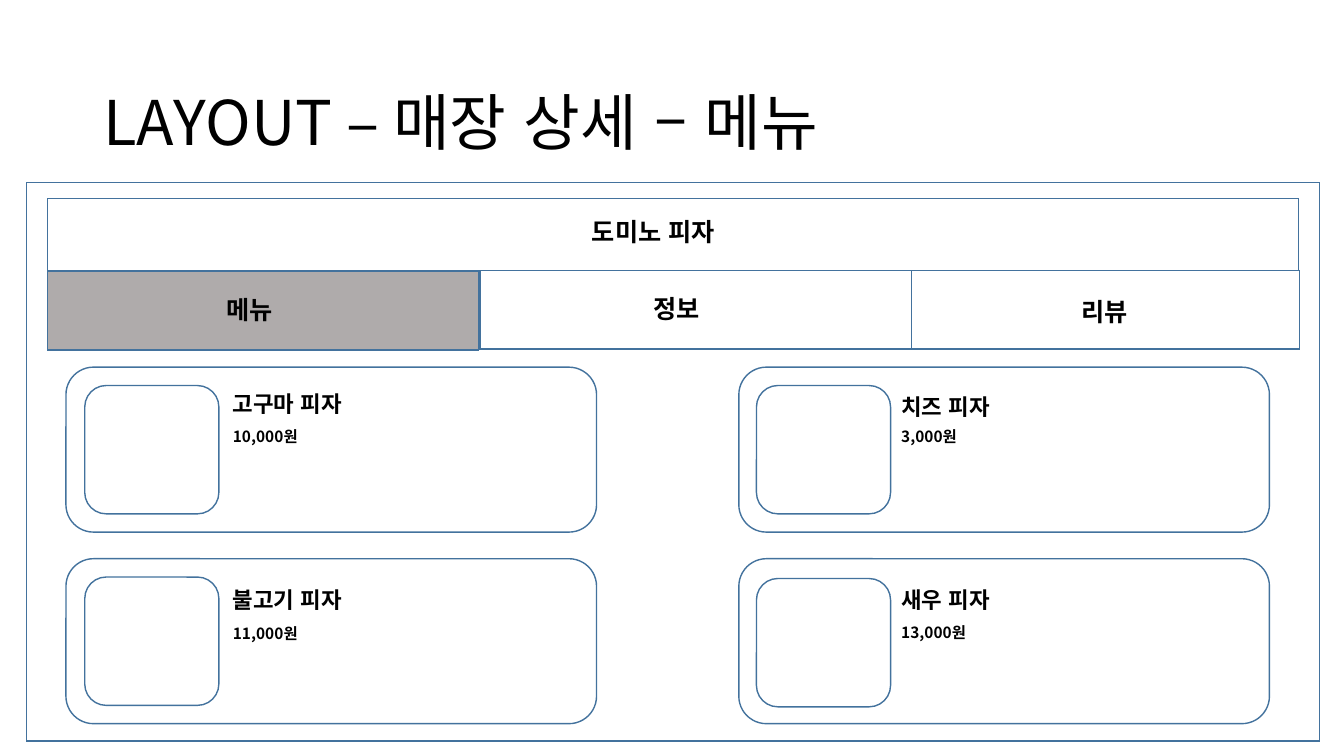
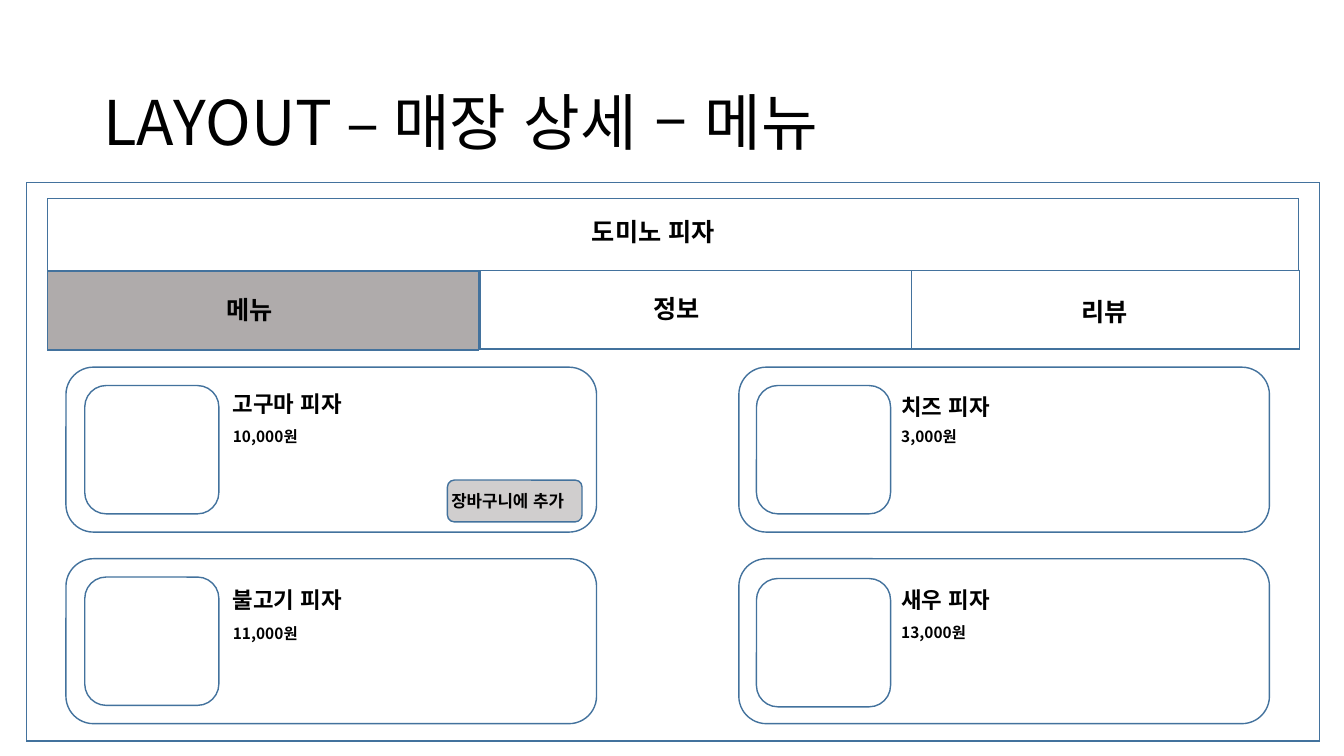
Before and after one commit to Camelllia/BaeminApplication, a slide deck: slide 14 of 202131205_김승진_실무게임프로그래밍_기획서.pptx (slide 13 before the commit). Drawn at 1344x756 pixels with LibreOffice and Linux fonts; fonts in the diff are those of the drawing. Boxes give left, top, right and bottom in pixels: in the first picture for what was removed or moved away, otherwise in the second. Text is boxed around its words. In the diff, an @@ line names an element or a change of style, - is before the commit and + after.

```diff
--- a/202131205_김승진_실무게임프로그래밍_기획서.pptx
+++ b/202131205_김승진_실무게임프로그래밍_기획서.pptx
@@ rounded rectangle added at box(448, 480, 583, 522), fill #D0CECE, outline #43739E 1 pt @@
@@ text added at box(451, 493, 564, 509), 12 pt, text #000000, bold @@
+장바구니에 추가
```
Also in this commit, not shown: 8 other slides changed, 5 slides added, 3 slides removed, 12 other files.
